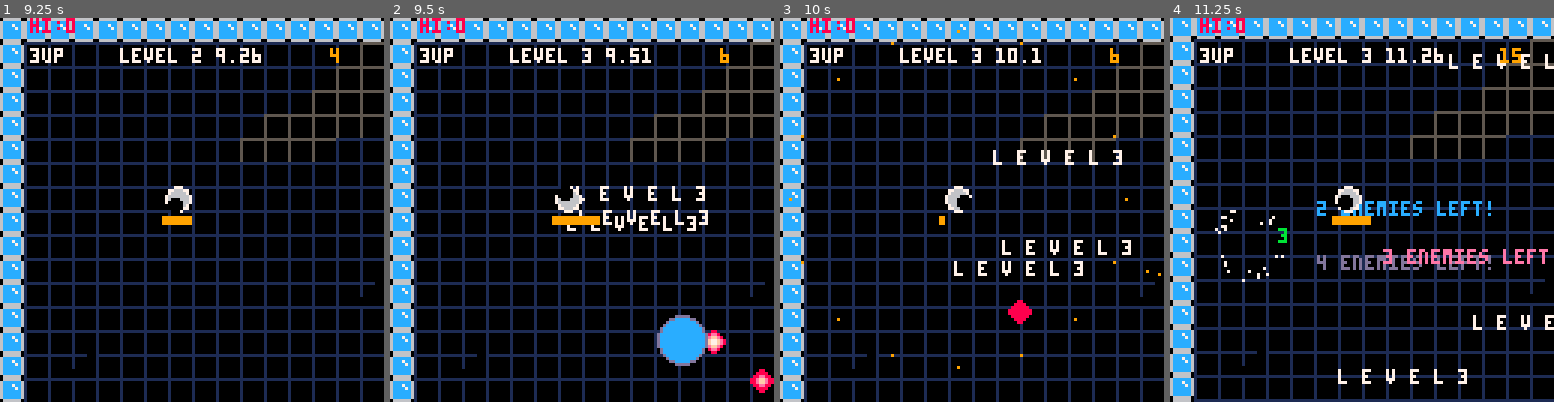
Above: before the commit, frames 1-4 (left to right).
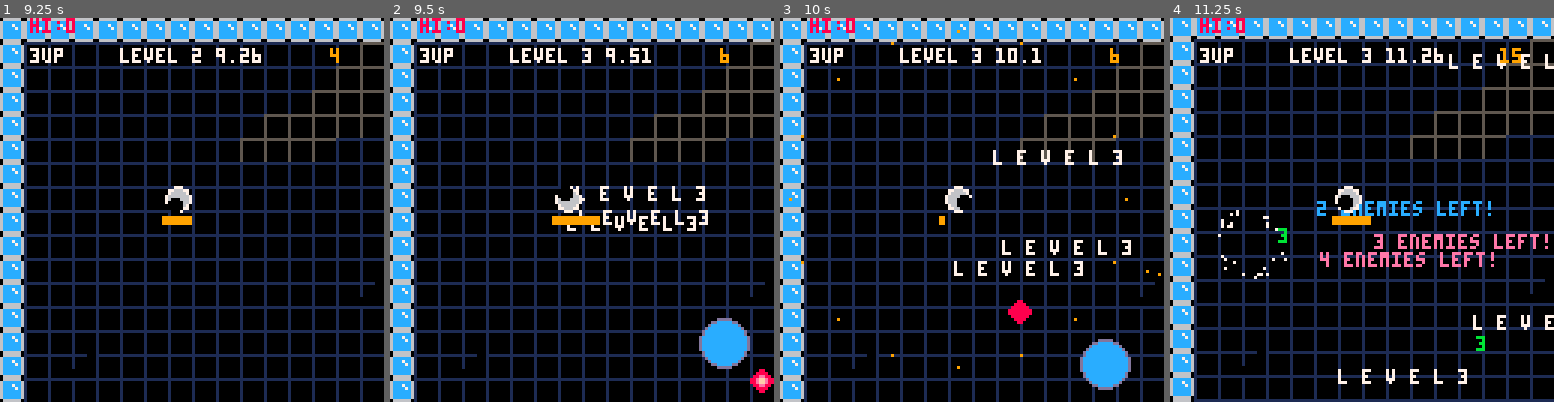
Above: after the commit, the same moments.

Repository: BigNoseChimp/pico8
Game: PICO-8 cartridge src/lua/ballaction5.p8
Same seed, same stepped clock (60 frames per second), same inputs: the game is played once before the commit and once after it.
Inputs:
- Up to frame 1 (9.25 s): tap X (X key) at 0.33, 1.07, 1.85, 2.97, 4.08, 5.2, 6.32, 7.43, 8.55 s; tap O (Z key) at 0.7, 1.7, 2.1, 2.5, 2.9, 3.3, 3.7, 4.1, 4.5, 4.9, 5.3, 5.7, 6.1, 6.5, 6.9, 7.3, 7.7, 8.1, 8.5, 8.9 s; hold Right 1.6-2.1 s; hold Up 2.15-2.42 s; hold Right 2.47-3.03 s; hold Left 3.08-3.58 s; hold Down 3.63-3.97 s; hold Right 4.02-4.68 s; hold Up 4.73-5.03 s; hold Left 5.08-5.68 s; hold Down 5.73-6.03 s; hold Right 6.08-6.58 s; hold Right 6.63-7.13 s; hold Up 7.18-7.45 s; hold Right 7.5-8.07 s; hold Left 8.12-8.62 s; hold Down 8.67-9 s; hold Right from 9.05 s (still down)
- Up to frame 2 (9.5 s): keep holding Right; tap O (Z key) at 9.3 s
- Up to frame 3 (10 s): tap X (X key) at 9.67 s; tap O (Z key) at 9.7 s; release Right at 9.72 s; hold Up from 9.77 s (still down)
- Up to frame 4 (11.25 s): release Up at 10.07 s; tap O (Z key) at 10.1, 10.5, 10.9 s; hold Left 10.12-10.72 s; hold Down 10.77-11.07 s; tap X (X key) at 10.78 s; hold Right from 11.12 s (still down)

Frame 1 is identical in both runs. In frame 2, 2.6% of the frame differs, in the area x 69-94%, y 77-92%; in frame 3, 1.3%; in frame 4, 2.8%, in the area x 11-99%, y 50-87%.

Commit message:
more difficulty tweaking

Diff:
--- a/src/lua/ballaction5.p8
+++ b/src/lua/ballaction5.p8
@@ -594,6 +594,7 @@
 
 function add_enemy_homing(x,y,l)
  local enemy={
+  lives=2,
   canbehit=true,
   size=mid(4,l,8),
   x=x,
@@ -608,11 +609,15 @@
   dead=false,
   upd=function(self)
    if (self.dead) then
-    sfx(6)
-    add_explosion(self.x,self.y,25)
-    del(enemies,self)
-    g.score+=1*l
-    add_score_floaters(self.x,self.y,1*l)
+    if self.lives>0 then
+     self.lives-=1
+    else
+     sfx(6)
+     add_explosion(self.x,self.y,25)
+     del(enemies,self)
+     g.score+=1*l
+     add_score_floaters(self.x,self.y,1*l)
+    end
    end
    -- homing
    if self.x<ship.x then
@@ -718,13 +723,13 @@
   dx=0,
   dy=0,
   a=rnd(1),
-  spd=1,
+  spd=0.3,
   dead=false,
   upd=function(self)
    if (self.dead) then
     sfx(6)
     if ( self.r > 2 ) then
-  	self.r-=0.3
+  	self.r-=0.15
     else
     	add_explosion(self.x,self.y,25)
     	del(enemies,self)
@@ -742,8 +747,8 @@
       bounce_y(self,false)
    end
    self.a+=0.01
-   self.dx=cos(self.a)*(self.spd+(l/5))
-   self.dy=sin(self.a)*(self.spd+(l/5))
+   self.dx=cos(self.a)*(self.spd)
+   self.dy=sin(self.a)*(self.spd)
    self.x-=self.dx
    self.y-=self.dy
   end,
